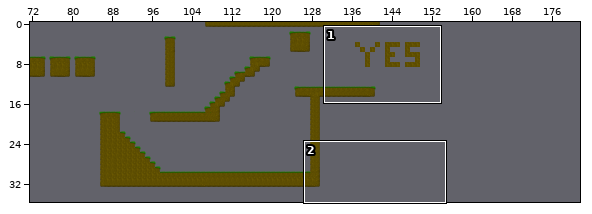
An edit to a level. Tiled map (JSON), src/map/mapTestOne.json. The first picture is a wide view before the edit; the outline marks the close-up.
Close-up. As it was:
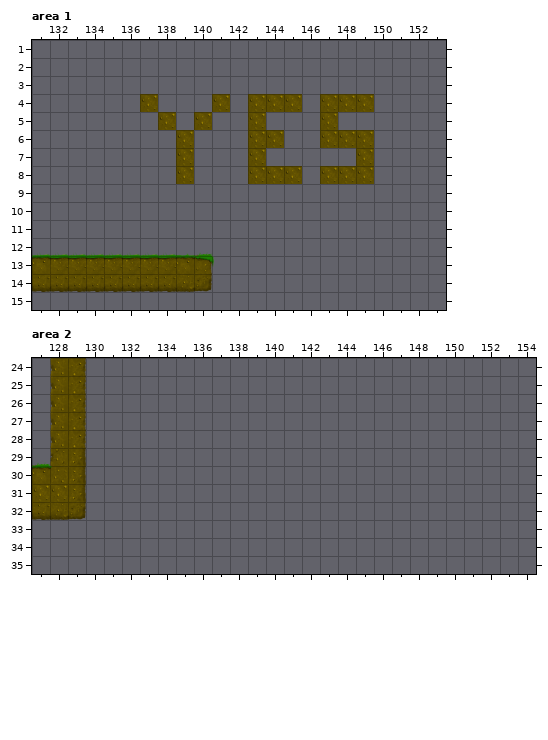
Cells are 32x32 px. Shown: area 1 x 131..153, y 1..15; area 2 x 127..154, y 24..35. The commit also changed other parts of the map, which this record leaves out. The old version is drawn lined up with the new one.
The result:
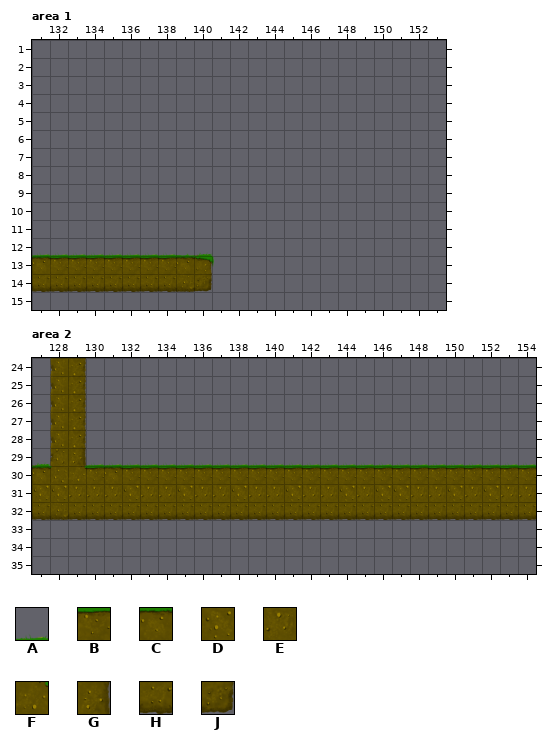
Key: from "all_small": A 2, B 8, C 9, D 12, E 18, F 20, G 22, H 26, J 28.
_ is an empty cell.
The exact change:
{"change": "map size 150x40 -> 300x40 cells"}
{"where": "layer \"Tile Layer 1\", area 1"}
{"y":4,"x":137,"old":"D","new":"_"}
{"y":4,"x":141,"old":"D","new":"_"}
{"y":4,"x":143,"old":"DDD","new":"___"}
{"y":4,"x":147,"old":"DDD","new":"___"}
{"y":5,"x":138,"old":"D","new":"_"}
{"y":5,"x":140,"old":"D","new":"_"}
{"y":5,"x":143,"old":"D","new":"_"}
{"y":5,"x":147,"old":"D","new":"_"}
{"y":6,"x":139,"old":"D","new":"_"}
{"y":6,"x":143,"old":"DD","new":"__"}
{"y":6,"x":147,"old":"DDD","new":"___"}
{"y":7,"x":139,"old":"D","new":"_"}
{"y":7,"x":143,"old":"D","new":"_"}
{"y":7,"x":149,"old":"D","new":"_"}
{"y":8,"x":139,"old":"D","new":"_"}
{"y":8,"x":143,"old":"DDD","new":"___"}
{"y":8,"x":147,"old":"DDD","new":"___"}
{"where": "layer \"Grass On Top\", area 2"}
{"y":29,"x":130,"old":"_________________________","new":"AAAAAAAAAAAAAAAAAAAAAAAAA"}
{"where": "layer \"Tile Layer 1\", area 2"}
{"y":30,"x":129,"old":"G_________________________","new":"FBCBBBBBBBBBBBBBBBBBBBBBBB"}
{"y":31,"x":129,"old":"G_________________________","new":"EEEDEEDEEDEEDEEDEDDEEDEDEE"}
{"y":32,"x":129,"old":"J_________________________","new":"HHHHHHHHHHHHHHHHHHHHHHHHHH"}
{"label":"removed","picture_box":[140,94,230,184]}
{"label":"removed","picture_box":[248,94,302,184]}
{"label":"removed","picture_box":[320,94,374,184]}
{"label":"changed","picture_box":[68,463,536,520]}
